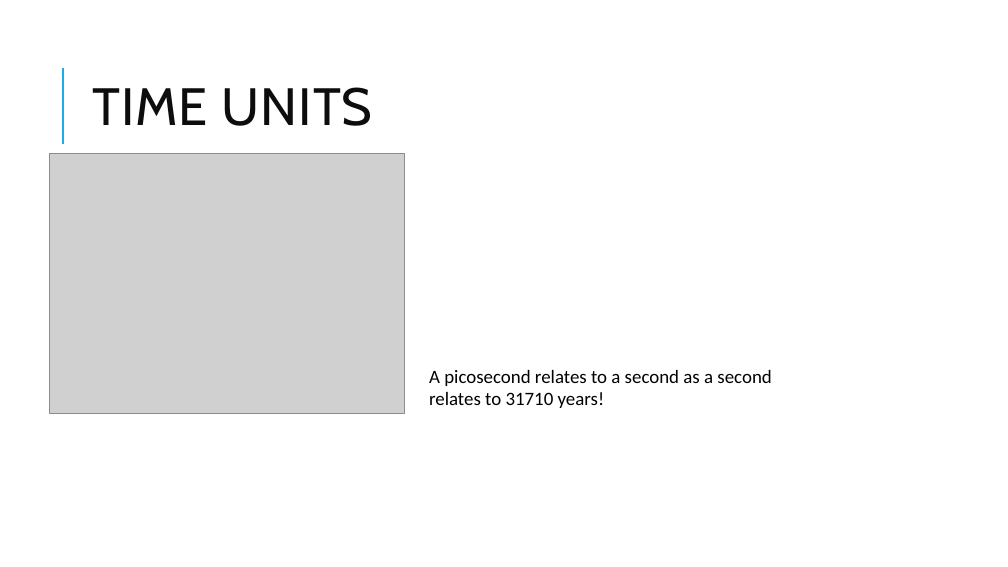
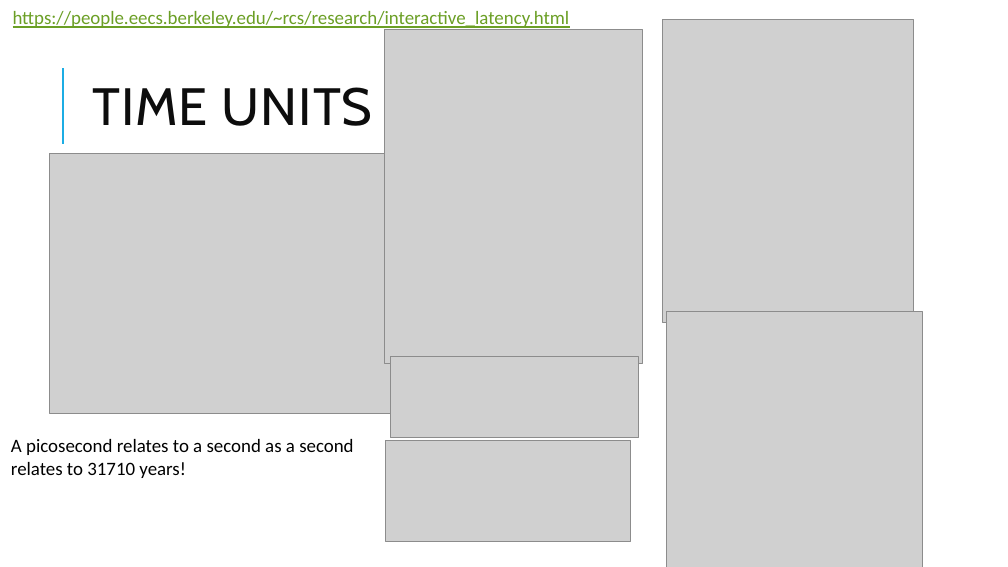
Before and after one commit to sheltertake/dotbench-workshop, a slide deck: slide 24 of 01-benchmark-dotnet/intro.pptx. Drawn at 1008x567 pixels with LibreOffice and Linux fonts; fonts in the diff are those of the drawing; grey boxes stand for pictures. Boxes give left, top, right and bottom in pixels: in the first picture for what was removed or moved away, otherwise in the second. Text is boxed around its words. In the diff, an @@ line names an element or a change of style, - is before the commit and + after.

Commit message:
time units

```diff
--- a/01-benchmark-dotnet/intro.pptx
+++ b/01-benchmark-dotnet/intro.pptx
@@ text added at (x1=13, y1=11, x2=570, y2=30), 18 pt, text #6B9F25, underline @@
+https://people.eecs.berkeley.edu/~rcs/research/interactive_latency.html
@@ picture added at (x1=385, y1=29, x2=643, y2=364) @@
@@ picture added at (x1=662, y1=20, x2=913, y2=322) @@
@@ picture added at (x1=667, y1=312, x2=923, y2=567) @@
@@ picture added at (x1=391, y1=357, x2=639, y2=438) @@
@@ text "A picosecond relates to a ..." moved from (x1=429, y1=370, x2=771, y2=408) to (x1=11, y1=439, x2=353, y2=478) @@
@@ picture added at (x1=386, y1=441, x2=631, y2=541) @@
```
